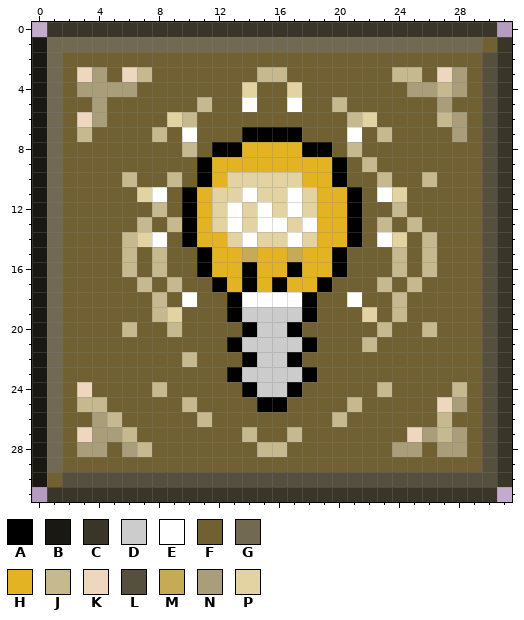
Two versions of one pixel-art sprite, app/src/main/resources/tex/items/960-message_idea_result.png. Above, as it was before the edit.
The file is 32x32 pixels. Colours within 5 levels of each other are drawn and written as one.
Palette (. is transparent): A #000000  B #1a1812  C #393529  D #cccccc  E #ffffff  F #716132  G #716952  H #e3b324  J #c6b88f  K #efd7bf  L #554f3d  M #c6ab57  N #aa9e7a  P #e3d3a3
Once edited:
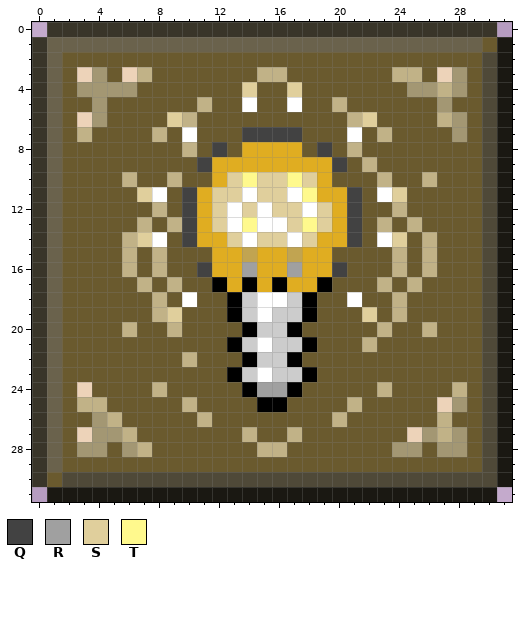
Colours new in this view: Q #424242  R #a0a0a0  S #e0cf9c  T #fff98d
Edits made:
colour F: #716132 -> #6a5a2e
colour G: #716952 -> #6a624c
colour H: #e3b324 -> #e0ad21
colour J: #c6b88f -> #c1b287
colour K: #efd7bf -> #edd3b9
colour L: #554f3d -> #4f4938
colour M: #c6ab57 -> #c1a451
colour N: #aa9e7a -> #a39773
y 1..3: x 0 B -> C; x 31 C -> B
y 4: x 0 B -> C; x 14 P -> S; x 17 P -> S; x 31 C -> B
y 5: x 0 B -> C; x 31 C -> B
y 6: x 0 B -> C; x 9 P -> S; x 22 P -> S; x 31 C -> B
y 7: x 0 B -> C; x 14..17 AAAA -> QQQQ; x 31 C -> B
y 8: x 0 B -> C; x 12..13 AA -> QF; x 18..19 AA -> FQ; x 31 C -> B
y 9: x 0 B -> C; x 11 A -> Q; x 20 A -> Q; x 31 C -> B
y 10: x 0 B -> C; x 11 A -> F; x 13..18 PPPPPH -> STSSTS; x 20 A -> F; x 31 C -> B
y 11: x 0 B -> C; x 7 P -> S; x 10 A -> Q; x 12..13 PP -> SS; x 15..16 PP -> SS; x 18 P -> T; x 21 A -> Q; x 24 P -> S; x 31 C -> B
y 12: x 0 B -> C; x 10 A -> Q; x 12 P -> S; x 14 P -> S; x 16..19 PEPH -> SSES; x 21 A -> Q; x 31 C -> B
y 13: x 0 B -> C; x 10 A -> Q; x 12 P -> S; x 14 P -> T; x 17..19 PEH -> STS; x 21 A -> Q; x 31 C -> B
y 14: x 0 B -> C; x 7 P -> S; x 10 A -> Q; x 13 P -> S; x 15..16 PP -> SS; x 18 P -> S; x 21 A -> Q; x 24 P -> S; x 31 C -> B
y 15: x 0 B -> C; x 11 A -> F; x 20 A -> F; x 31 C -> B
y 16: x 0 B -> C; x 11 A -> Q; x 14 A -> R; x 17 A -> R; x 20 A -> Q; x 31 C -> B
y 17: x 0 B -> C; x 31 C -> B
y 18: x 0 B -> C; x 14 E -> D; x 17 E -> D; x 31 C -> B
y 19: x 0 B -> C; x 9 P -> S; x 15 D -> E; x 22 P -> S; x 31 C -> B
y 20: x 0 B -> C; x 31 C -> B
y 21: x 0 B -> C; x 15 D -> E; x 31 C -> B
y 22: x 0 B -> C; x 31 C -> B
y 23: x 0 B -> C; x 15 D -> E; x 31 C -> B
y 24: x 0 B -> C; x 15..16 DD -> RR; x 31 C -> B
y 25..30: x 0 B -> C; x 31 C -> B
y 31: x 1..30 CCCCCCCCCCCCCCCCCCCCCCCCCCCCCC -> BBBBBBBBBBBBBBBBBBBBBBBBBBBBBB
Changed places in both pictures, as pixel boxes (x1, y1, x2, y2):
changed: (32, 37, 512, 502)
